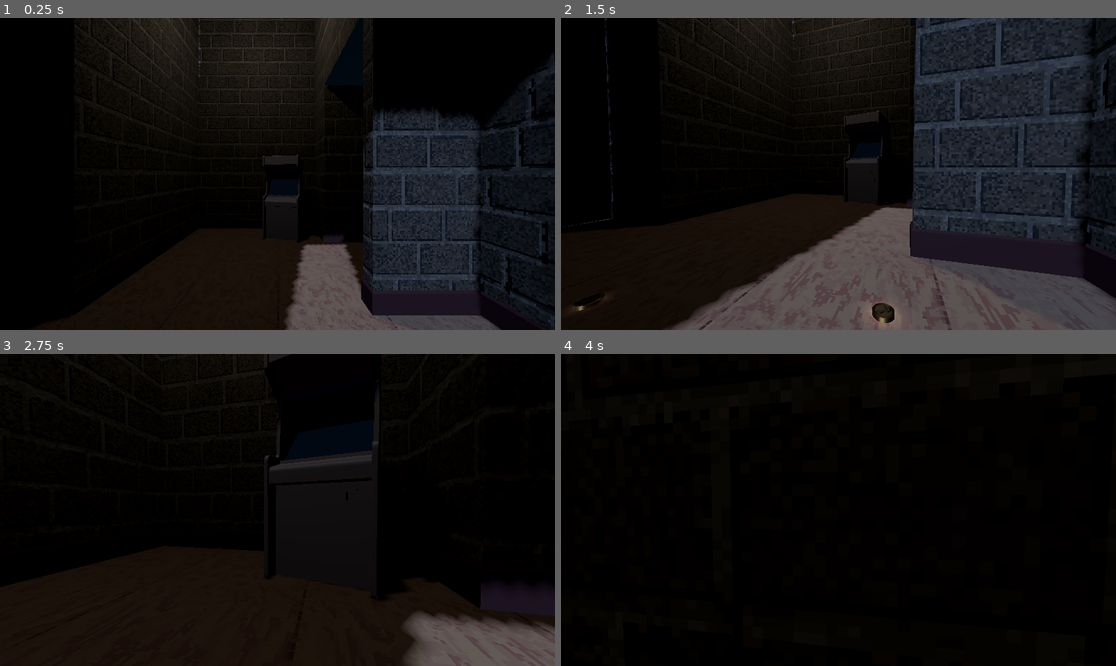
Above: before the commit, frames 1-4 (two rows, left to right).
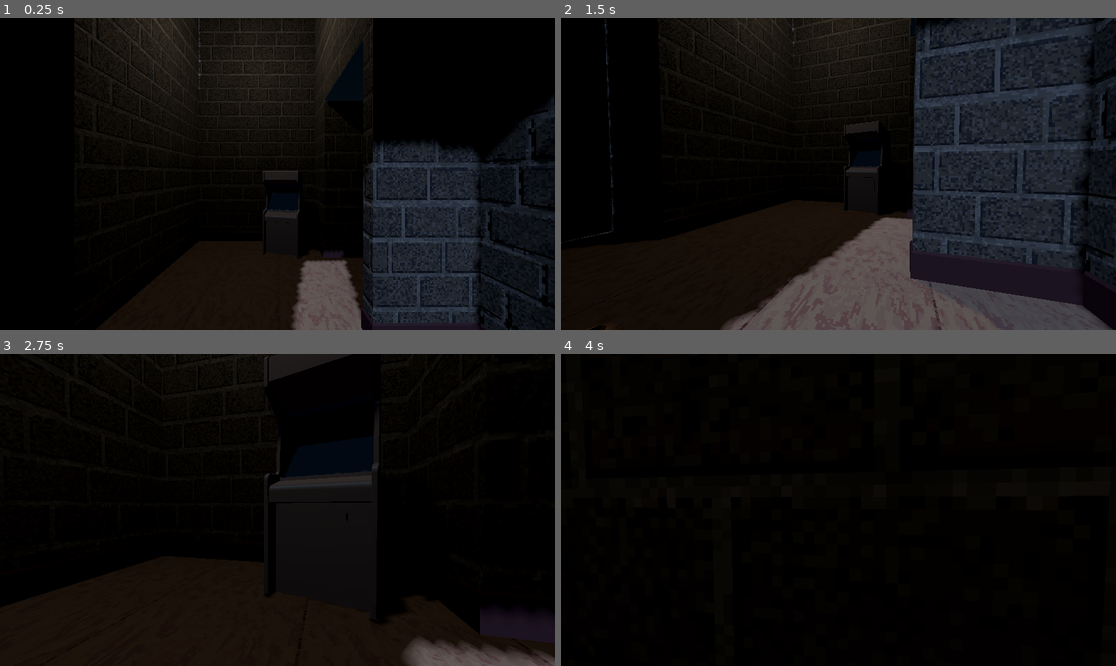
Above: after the commit, the same moments.

Repository: JCoMcL/phase-arcade
Game: Godot game, scene res://gridmap-level/level.tscn
Two runs of this game, one before a commit and one after it. Both use one fixed random seed, a clock stepped at 60 frames per second and the inputs below.
Inputs (mouse positions are in pixels of both pictures, inside the frame that each line leads up to):
- Up to frame 1 (0.25 s): no input
- Up to frame 2 (1.5 s): tap Enter at 0.5 s; move the mouse to (960, 158) at 0.52 s; hold D (right) 0.53-1.28 s; hold Shift (crouch) 0.53-1.28 s; click (960, 158) at 0.67 s; move the mouse to (810, 174) at 1.27 s; hold W (forward) from 1.28 s (still down); tap Shift (crouch) at 1.35 s
- Up to frame 3 (2.75 s): keep holding W (forward); move the mouse to (288, 503) at 2.02 s; hold Shift (crouch) from 2.03 s (still down)
- Up to frame 4 (4 s): keep holding W (forward); move the mouse to (832, 516) at 2.77 s; release Shift (crouch) at 2.78 s; tap Shift (crouch) at 2.85 s; move the mouse to (877, 513) at 3.52 s; hold Shift (crouch) from 3.53 s (still down)

The runs differ from the first frame. In frame 1, 10% of the frame differs, in the area x 13-100%, y 0-100%; in frame 2, 14%, in the area x 0-100%, y 0-100%; in frame 3, 6.5%; in frame 4, less than 0.1%.

Commit message:
fix play crouching collision

Diff:
--- /dev/null
+++ b/obstacle.tscn
@@ -0,0 +1,16 @@
+[gd_scene format=3 uid="uid://dygpkvdp2ksp5"]
+
+[sub_resource type="BoxShape3D" id="BoxShape3D_qcbvg"]
+
+[sub_resource type="BoxMesh" id="BoxMesh_sl1jc"]
+
+[node name="Obstacle" type="Node3D" unique_id=664955285]
+
+[node name="StaticBody3D" type="StaticBody3D" parent="." unique_id=661693838]
+
+[node name="CollisionShape3D" type="CollisionShape3D" parent="StaticBody3D" unique_id=2064200341]
+transform = Transform3D(1, 0, 0, 0, 1, 0, 0, 0, 1, 0, 0.5, 0)
+shape = SubResource("BoxShape3D_qcbvg")
+
+[node name="MeshInstance3D" type="MeshInstance3D" parent="StaticBody3D/CollisionShape3D" unique_id=2126296243]
+mesh = SubResource("BoxMesh_sl1jc")
--- a/player/first_person_player.gd
+++ b/player/first_person_player.gd
@@ -1,4 +1,5 @@
 @tool
+class_name FirstPersonCharacter
 extends CharacterBody3D
 
 const speed = 3.0
@@ -8,26 +9,40 @@
 
 @export var height = 1.6:
 	set(val):
-		height = val
+		height = max(val, width)
 		setup_children()
 @export var width = 0.5:
 	set(val):
 		width = val
-		setup_children()
+		if height < val:
+			height = val
+		else:
+			setup_children()
 
 var height_mod = 1.0
+
+func set_body_to_head():
+	var head_col:SphereShape3D = $Head/CollisionShape3D.shape
+	var body_col:CapsuleShape3D = $CollisionShape3D.shape
+	body_col.radius = head_col.radius
+	body_col.height = $Head.position.y + head_col.radius
+	$CollisionShape3D.position.y = body_col.height / 2
 
 func setup_children() -> void:
 	if not is_node_ready():
 		# the above setters will trigger this early, so we have to wait until our children come home
 		await ready
+	assert (height >= width) #TODO: assert does nothing in tool mode, need a better we to handle this
+	var head_col:SphereShape3D = $Head/CollisionShape3D.shape
+	head_col.radius = width/2
+	$Head.position.y = height - head_col.radius
+	set_body_to_head()
 
-	var _height:float = height * height_mod
-	$Camera3D.position.y = max(_height - 0.3, _height * 0.8)
-	var col:CapsuleShape3D = $CollisionShape3D.shape
-	col.radius = width/2
-	col.height = _height
-	$CollisionShape3D.position.y = _height / 2
+func change_height(new_height:float) -> KinematicCollision3D:
+	var delta = Vector3(0, new_height - $Head.position.y, 0)
+	var result = $Head.move_and_collide(delta)
+	set_body_to_head()
+	return result
 
 func _physics_process(delta: float) -> void:
 	if Engine.is_editor_hint():
@@ -35,13 +50,11 @@
 
 	velocity += get_gravity() * delta
 
-	# TODO: collision check when unchrouching
 	# TODO: smooth motion
 	var crouching = Input.is_action_pressed("crouch")
 	const crouch_speed:float = 4
 	height_mod = move_toward(height_mod, 0.4 if crouching else 1.0, crouch_speed * delta)
-	setup_children()
-
+	change_height(height*height_mod)
 
 	var walk_input := Input.get_vector("left", "right", "forward", "backward").normalized()
 	var walk = walk_input.rotated(-rotation.y) * speed * (0.4 if crouching else 1.0)
@@ -49,8 +62,6 @@
 	# maybe this should be relative to the floor normal, but probably doesn't matter
 	velocity.x = move_toward(velocity.x, walk.x, accel * delta)
 	velocity.z = move_toward(velocity.z, walk.y, accel * delta)
-
-
 
 	move_and_slide()
 
@@ -66,6 +77,8 @@
 			look *=  0.6 # Look is faster on the web for some reason
 
 		rotate_y(look.x)
-		$Camera3D.rotate_x(look.y)
+		# Rotating the camera instead of the head, as the head is a sphere so it doesn't need to rotate.
+		# and moving collision objects unneccesarily can have side-effects.
+		%Camera.rotate_x(look.y)
 		const max_vertical_look = PI/2
-		$Camera3D.rotation.x = clampf($Camera3D.rotation.x, -max_vertical_look, max_vertical_look)
+		%Camera.rotation.x = clampf(%Camera.rotation.x, -max_vertical_look, max_vertical_look)
--- a/player/player_character.tscn
+++ b/player/player_character.tscn
@@ -6,12 +6,28 @@
 radius = 0.25
 height = 1.6
 
+[sub_resource type="SphereShape3D" id="SphereShape3D_1v1wt"]
+radius = 0.25
+
 [node name="FirstPersonCharacter" type="CharacterBody3D" unique_id=743034332]
+collision_layer = 16
 script = ExtResource("1_y3mll")
 
 [node name="CollisionShape3D" type="CollisionShape3D" parent="." unique_id=688248866]
 transform = Transform3D(1, 0, 0, 0, 1, 0, 0, 0, 1, 0, 0.8, 0)
 shape = SubResource("CapsuleShape3D_6unth")
 
-[node name="Camera3D" type="Camera3D" parent="." unique_id=1288420055]
-transform = Transform3D(1, 0, 0, 0, 1, 0, 0, 0, 1, 0, 1.3, 0)
+[node name="Head" type="CharacterBody3D" parent="." unique_id=1448998387]
+transform = Transform3D(1, 0, 0, 0, 1, 0, 0, 0, 1, 0, 1.35, 0)
+collision_layer = 16
+
+[node name="Camera" type="Camera3D" parent="Head" unique_id=1288420055]
+unique_name_in_owner = true
+
+[node name="InteractRay" type="RayCast3D" parent="Head/Camera" unique_id=503782457]
+unique_name_in_owner = true
+transform = Transform3D(1, 0, 0, 0, -4.371139e-08, -1, 0, 1, -4.371139e-08, 0, 0, 0)
+
+[node name="CollisionShape3D" type="CollisionShape3D" parent="Head" unique_id=1511988174]
+unique_name_in_owner = true
+shape = SubResource("SphereShape3D_1v1wt")
--- a/project.godot
+++ b/project.godot
@@ -64,6 +64,8 @@
 [layer_names]
 
 3d_render/layer_2="Coins"
+3d_physics/layer_1="Solid"
+3d_physics/layer_5="Player"
 
 [physics]
 
